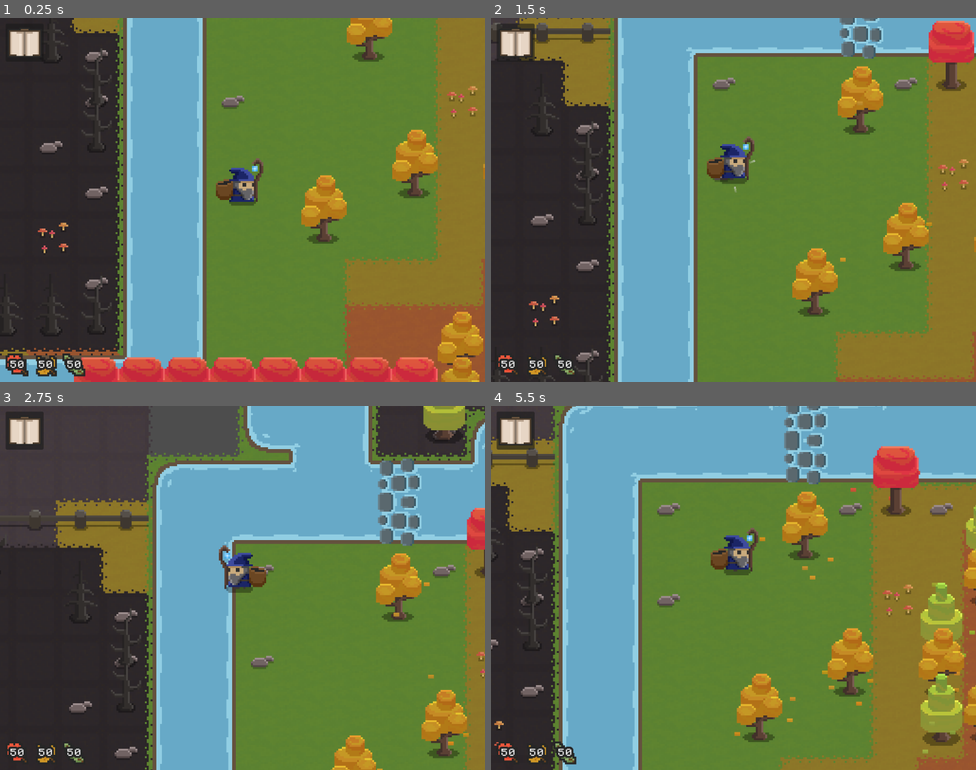
Above: before the commit, frames 1-4 (two rows, left to right).
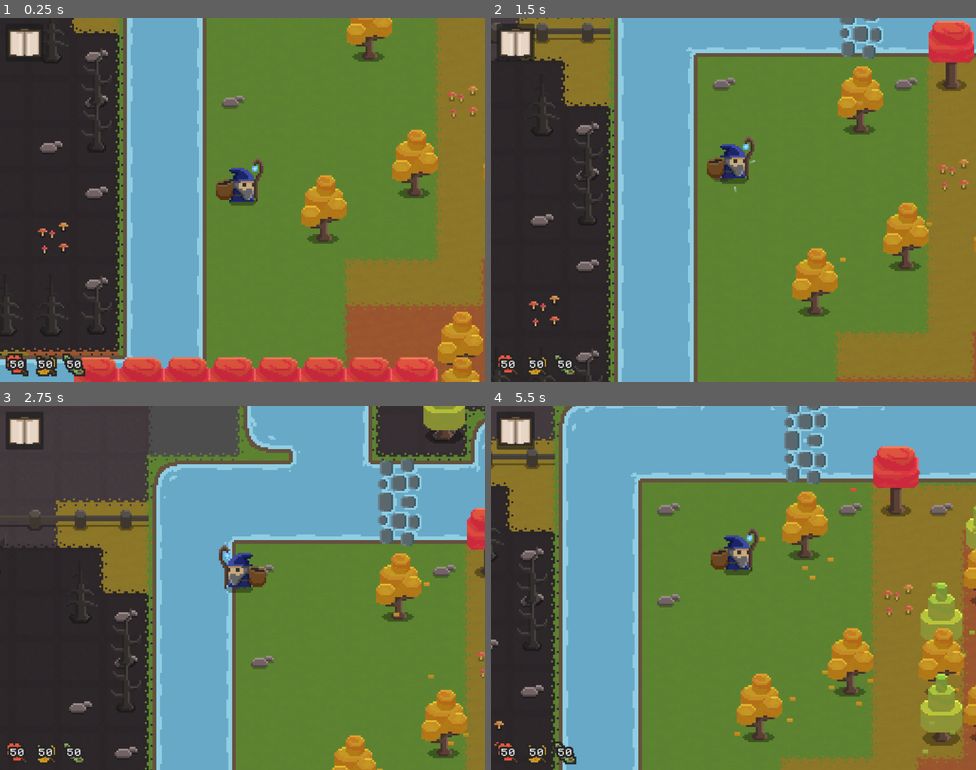
Above: after the commit, the same moments.

Repository: Pro1d/EchoesOfAmber
Game: Godot game, scene res://scenes/world.tscn
Two runs of this game, one before a commit and one after it. Both use one fixed random seed, a clock stepped at 60 frames per second and the inputs below.
Inputs:
- Up to frame 1 (0.25 s): no input
- Up to frame 2 (1.5 s): hold W (move_up) from 0.53 s (still down); tap E (attract_leaves) at 0.6 s; tap 3 (put_green) at 1.35 s
- Up to frame 3 (2.75 s): release W (move_up) at 2.03 s; hold A (move_left) from 2.03 s (still down); tap 1 (put_red) at 2.1 s
- Up to frame 4 (5.5 s): tap one key every 0.75 s from 2.85 s: 2 (put_yellow) E (attract_leaves) 3 (put_green) 1 (put_red); release A (move_left) at 3.53 s; hold S (move_down) 3.53-4.28 s; hold D (move_right) 4.28-5.03 s; hold W (move_up) from 5.03 s (still down)

The runs differ from the first frame. In frame 1, 0.2% of the frame differs, in the area x 5-41%, y 1-96%; in frame 2, 0.4%; in frame 3, 0.5%, in the area x 33-99%, y 1-89%; in frame 4, 0.5%.

Commit message:
Simplify shader

Diff:
--- a/scripts/shader_modifier_ambience_visual.gd
+++ b/scripts/shader_modifier_ambience_visual.gd
@@ -3,21 +3,6 @@
 @export var shader: ShaderMaterial
 @export var param_from := 0.8
 @export var param_to := 0.0
-
-# All house + barrier tiles
-var tiles := [
-	Vector2i(0, 5),
-	Vector2i(1, 5),
-	Vector2i(2, 5),
-	Vector2i(3, 5),
-	Vector2i(4, 5),
-	Vector2i(5, 5),
-	Vector2i(6, 5),
-	Vector2i(7, 5),
-	Vector2i(3, 6),
-	Vector2i(4, 6),
-	Vector2i(5, 6),
-]
 
 func transition(animate: bool, shown: bool) -> void:
 	super(animate, shown)
@@ -34,12 +19,4 @@
 	set_shader_param(final_value)
 
 func set_shader_param(p: float) -> void:
-	for tile: Vector2i in tiles:
-		var tileset := Config.ground_2d.tile_set
-		var ts_source : TileSetAtlasSource = tileset.get_source(0)
-		var tile_data := ts_source.get_tile_data(tile, 0)
-		if not tile_data.material is ShaderMaterial:
-			continue
-
-		var mat : ShaderMaterial = tile_data.material
-		mat.set_shader_parameter('factor', p)
+	shader.set_shader_parameter('factor', p)
